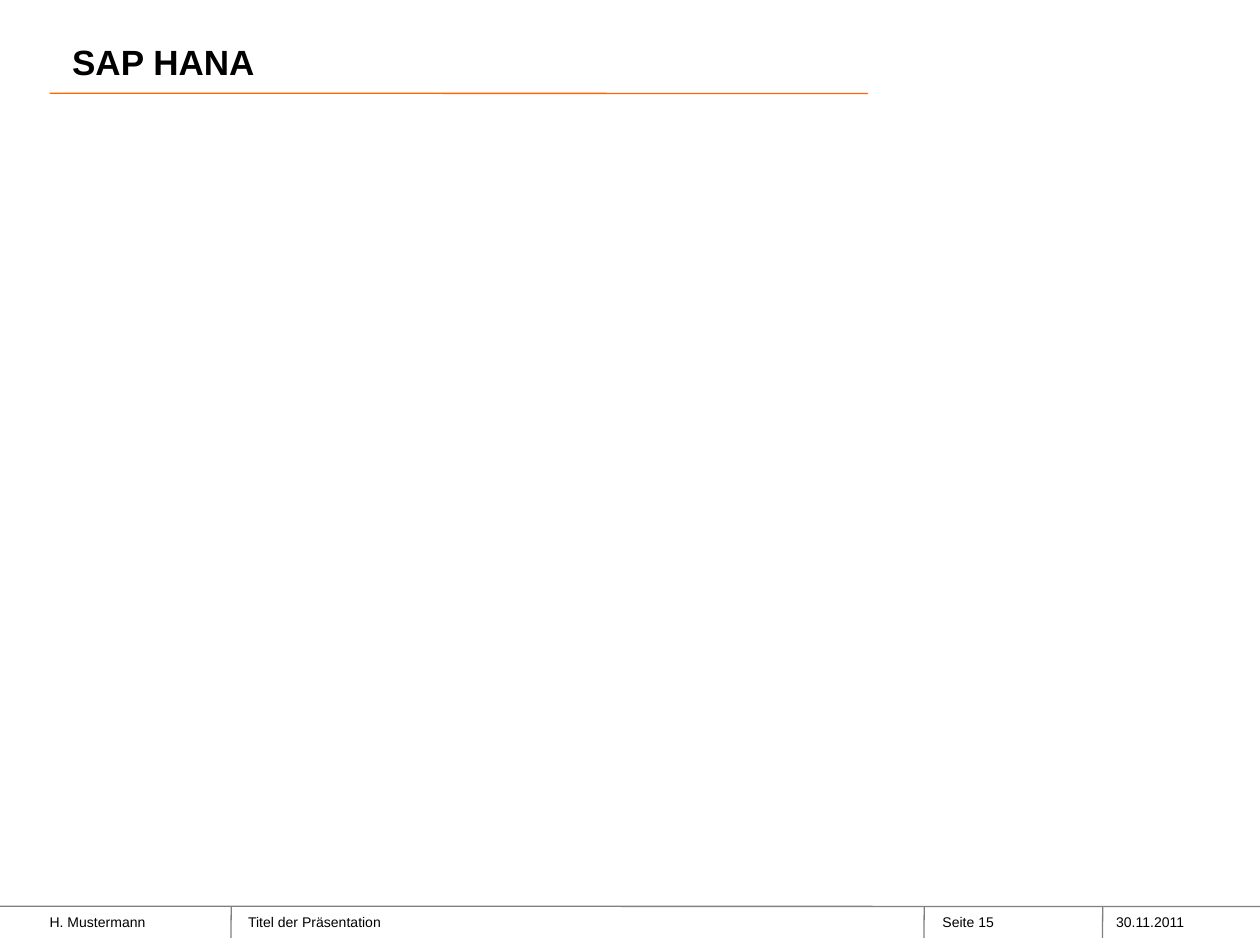
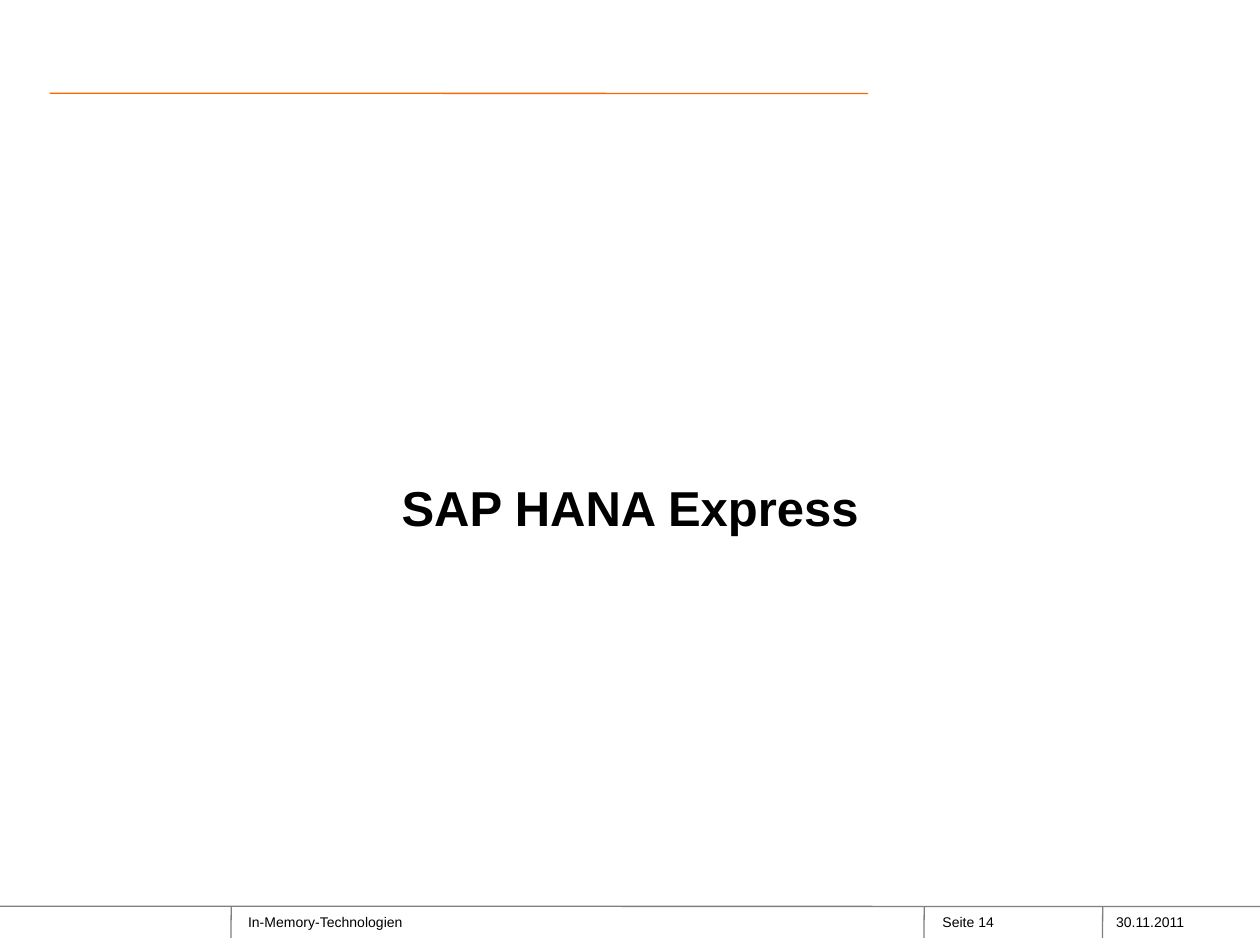
Before and after one commit to Philwi/ProjektseminarInMemory, a slide deck: slide 14 of SAPHana-Neueste überarbeitet.pptx (slide 15 before the commit). Drawn at 1260x945 pixels with LibreOffice and Linux fonts; fonts in the diff are those of the drawing; background and template pictures are left out. Boxes give left, top, right and bottom in pixels: in the first picture for what was removed or moved away, otherwise in the second. Text is boxed around its words. In the diff, an @@ line names an element or a change of style, - is before the commit and + after.

```diff
--- a/SAPHana-Neueste überarbeitet.pptx
+++ b/SAPHana-Neueste überarbeitet.pptx
@@ title at bbox=[402, 491, 859, 536]: text changed; size 20 to 28 pt @@
-SAP HANA
+SAP HANA Express
@@ text removed at bbox=[50, 917, 145, 927] @@
-H. Mustermann
@@ text at bbox=[248, 917, 402, 930]: text changed @@
-Titel der Präsentation
+In-Memory-Technologien
@@ page number at bbox=[942, 917, 994, 927]: text changed @@
-Seite 15
+Seite 14
```
Also in this commit, not shown: 31 other slides changed, 7 slides added, 16 slides removed.
